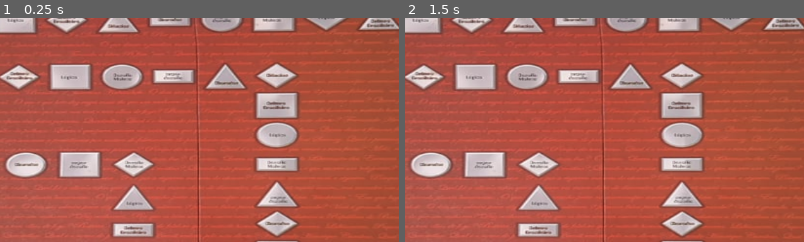
Above: before the commit, frames 1-2 (left to right).
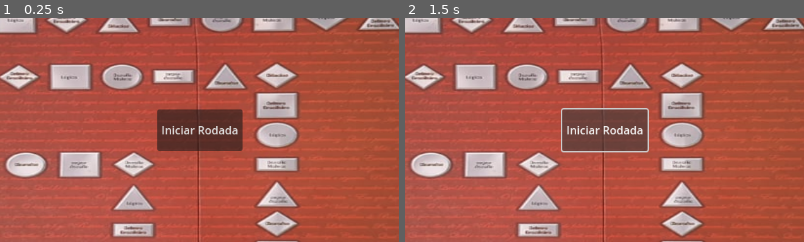
Above: after the commit, the same moments.

Repository: pedroorocha/KGBoard
Game: Godot game, scene res://scenes/tabuleiro.tscn
Same seed, same stepped clock (60 frames per second), same inputs: the game is played once before the commit and once after it. The project has no main scene, so this scene is started directly.
Inputs (mouse positions are % of the whole screen's width and height, from its top left):
- Up to frame 1 (0.25 s): no input
- Up to frame 2 (1.5 s): click (49, 45) at 0.5 s, where only the run after the commit has a clickable "Iniciar Rodada"; click (49, 45) at 1.25 s, where only the run after the commit has a clickable "Iniciar Rodada"
The pictures show only the part of the screen within x 24-74%, y 20-69%; the shares and areas given below are measured in that part.

The runs differ from the first frame. In frame 1, 4.0% of the frame differs, in the area x 39-61%, y 40-60%; in frame 2, 4.4%, in the area x 39-62%, y 40-61%.
Error before the commit: Invalid type in function 'add_pawns' in base 'Node2D (tabuleiro.gd)'. Cannot convert argument 1 from Nil to int. (res://scripts/tabuleiro.gd:18)
Error after the commit: Invalid type in function 'add_pawns' in base 'Node2D (tabuleiro.gd)'. Cannot convert argument 1 from Nil to int. (res://scripts/tabuleiro.gd:25)

Commit message:
Jsons de questões exemplo

Diff:
--- /dev/null
+++ b/questions/Ciências.json
@@ -0,0 +1,62 @@
+[
+	{
+		"id": 1,
+		"pergunta": "Qual é o planeta mais próximo do Sol?",
+		"alternativas": [
+			"Vênus",
+			"Terra",
+			"Mercúrio",
+			"Marte"
+		],
+		"resposta_correta": ["Mercúrio"],
+		"tema": "Ciências"
+	},
+	{
+		"id": 2,
+		"pergunta": "Qual é a unidade básica da vida?",
+		"alternativas": [
+			"Átomo",
+			"Célula",
+			"Molécula",
+			"Tecido"
+		],
+		"resposta_correta": ["Célula"],
+		"tema": "Ciências"
+	},
+	{
+		"id": 3,
+		"pergunta": "Qual gás é essencial para a respiração humana?",
+		"alternativas": [
+			"Oxigênio",
+			"Nitrogênio",
+			"Dióxido de Carbono",
+			"Hidrogênio"
+		],
+		"resposta_correta": ["Oxigênio"],
+		"tema": "Ciências"
+	},
+	{
+		"id": 4,
+		"pergunta": "Qual é o maior órgão do corpo humano?",
+		"alternativas": [
+			"Fígado",
+			"Cérebro",
+			"Pele",
+			"Pulmão"
+		],
+		"resposta_correta": ["Pele"],
+		"tema": "Ciências"
+	},
+	{
+		"id": 5,
+		"pergunta": "O que é fotossíntese?",
+		"alternativas": [
+			"Um processo de respiração celular",
+			"Um método de obtenção de energia pelos animais",
+			"Um processo pelo qual plantas produzem alimento usando luz solar",
+			"Um fenômeno climático"
+		],
+		"resposta_correta": ["Um processo pelo qual plantas produzem alimento usando luz solar"],
+		"tema": "Ciências"
+	}
+]
--- /dev/null
+++ b/questions/História.json
@@ -0,0 +1,62 @@
+[
+	{
+		"id": 1,
+		"pergunta": "Qual foi o evento que marcou o início da Idade Média?",
+		"alternativas": [
+			"Queda do Império Romano do Ocidente",
+			"Revolução Francesa",
+			"Descobrimento da América",
+			"Fundação de Roma"
+		],
+		"resposta_correta": ["Queda do Império Romano do Ocidente"],
+		"tema": "História"
+	},
+	{
+		"id": 2,
+		"pergunta": "Quem foi o responsável pela unificação da Alemanha no século XIX?",
+		"alternativas": [
+			"Napoleão Bonaparte",
+			"Otto von Bismarck",
+			"Adolf Hitler",
+			"Frederico, o Grande"
+		],
+		"resposta_correta": ["Otto von Bismarck"],
+		"tema": "História"
+	},
+	{
+		"id": 3,
+		"pergunta": "Qual das seguintes civilizações construiu Machu Picchu?",
+		"alternativas": [
+			"Astecas",
+			"Maias",
+			"Incas",
+			"Olmecas"
+		],
+		"resposta_correta": ["Incas"],
+		"tema": "História"
+	},
+	{
+		"id": 4,
+		"pergunta": "Qual era o nome do tratado que encerrou a Primeira Guerra Mundial?",
+		"alternativas": [
+			"Tratado de Versalhes",
+			"Tratado de Paris",
+			"Tratado de Tordesilhas",
+			"Tratado de Viena"
+		],
+		"resposta_correta": ["Tratado de Versalhes"],
+		"tema": "História"
+	},
+	{
+		"id": 5,
+		"pergunta": "Quem foi o primeiro presidente dos Estados Unidos?",
+		"alternativas": [
+			"Thomas Jefferson",
+			"George Washington",
+			"Abraham Lincoln",
+			"Theodore Roosevelt"
+		],
+		"resposta_correta": ["George Washington"],
+		"tema": "História"
+	}
+]
--- /dev/null
+++ b/scenes/carta.tscn
@@ -0,0 +1,46 @@
+[gd_scene load_steps=5 format=3 uid="uid://dlweushj5aba"]
+
+[ext_resource type="Script" path="res://scripts/carta.gd" id="1_2d8bg"]
+[ext_resource type="Texture2D" uid="uid://biak7mb65wxw0" path="res://sprites/Fundo5.png" id="1_dnat8"]
+[ext_resource type="FontFile" uid="uid://0tgqo0vgbhkb" path="res://fonts/BalooThambi2-Bold.ttf" id="2_6bioc"]
+
+[sub_resource type="LabelSettings" id="LabelSettings_derta"]
+font = ExtResource("2_6bioc")
+font_color = Color(0, 0, 0, 1)
+
+[node name="Carta" type="Node2D"]
+script = ExtResource("1_2d8bg")
+
+[node name="Sprite2D" type="Sprite2D" parent="."]
+position = Vector2(539, 324)
+scale = Vector2(0.614815, 0.464583)
+texture = ExtResource("1_dnat8")
+
+[node name="Label" type="Label" parent="."]
+offset_left = 376.0
+offset_top = 135.0
+offset_right = 702.0
+offset_bottom = 237.0
+label_settings = SubResource("LabelSettings_derta")
+
+[node name="GridContainer" type="GridContainer" parent="."]
+offset_left = 375.0
+offset_top = 251.0
+offset_right = 702.0
+offset_bottom = 486.0
+
+[node name="Button" type="Button" parent="."]
+offset_left = 469.0
+offset_top = 502.0
+offset_right = 612.0
+offset_bottom = 540.0
+text = "Confirmar"
+
+[node name="Label2" type="Label" parent="."]
+offset_left = 476.0
+offset_top = 103.0
+offset_right = 592.0
+offset_bottom = 128.0
+horizontal_alignment = 1
+
+[connection signal="pressed" from="Button" to="." method="_on_button_pressed"]
--- a/scenes/tabuleiro.tscn
+++ b/scenes/tabuleiro.tscn
@@ -14,3 +14,12 @@
 texture = ExtResource("1_36bgs")
 
 [node name="Peoes" type="Node2D" parent="."]
+
+[node name="Button" type="Button" parent="."]
+offset_left = 505.0
+offset_top = 259.0
+offset_right = 628.0
+offset_bottom = 319.0
+text = "Iniciar Rodada"
+
+[connection signal="pressed" from="Button" to="." method="_on_button_pressed"]
--- /dev/null
+++ b/scripts/carta.gd
@@ -0,0 +1,63 @@
+extends Node2D
+
+# Alterar pergunta, alternativas, id do jogador, respostas corretas
+var pergunta = ""
+var alternativas = []
+var resposta_correta = []
+var cor = "Vez do peão "
+#1 se tiver acertado
+var is_correct = 0
+@onready var label_pergunta = $Label
+@onready var label_vez = $Label2
+@onready var alternativas_container = $GridContainer
+@onready var botao_confirmar = $Button
+
+# Called when the node enters the scene tree for the first time.
+func _ready() -> void:
+	pergunta = get_tree().root.get_meta("pergunta")
+	alternativas = get_tree().root.get_meta("alternativas")
+	resposta_correta = get_tree().root.get_meta("resposta_correta")
+	cor += get_tree().root.get_meta("cor")
+	# Configura os elementos da carta
+	label_pergunta.text = pergunta  # Define o texto da pergunta
+	label_vez.text = cor
+	for alternativa in alternativas:
+		var checkbox = CheckBox.new()
+		checkbox.text = alternativa
+		alternativas_container.add_child(checkbox)
+
+# Função chamada para verificar e desmarcar checkboxes
+func check_and_uncheck() -> void:
+	for i in range(alternativas_container.get_child_count()):
+		var child = alternativas_container.get_child(i)
+		if child is CheckBox:
+			if child.is_pressed():  # Se o checkbox estiver marcado
+				# Desmarque todos os outros checkboxes
+				for j in range(alternativas_container.get_child_count()):
+					var other_child = alternativas_container.get_child(j)
+					if other_child is CheckBox and other_child != child:
+						other_child.set_pressed(false)
+
+# Função chamada quando o estado de um checkbox é alterado
+func _process(delta: float) -> void:
+	# Verifique todos os checkboxes a cada frame
+	check_and_uncheck()
+
+# Função chamada ao pressionar o botão
+func _on_button_pressed() -> void:
+	for i in range(alternativas_container.get_child_count()):
+		var child = alternativas_container.get_child(i)
+		if child is CheckBox and child.is_pressed():
+			for alternativa_correta in resposta_correta:
+				print(alternativa_correta)
+				if child.text == alternativa_correta:
+					print("Jogador acertou!")
+					#emit_signal("jogador_acertou", jogador_id)  # Emitir um sinal, por exemplo
+					queue_free()
+					is_correct = 1
+					get_tree().root.set_meta("is_correct", is_correct)
+					return
+	print("Jogador errou!")
+	queue_free()
+	get_tree().root.set_meta("is_correct", is_correct)
+	return
--- a/scripts/menu_principal.gd
+++ b/scripts/menu_principal.gd
@@ -62,7 +62,6 @@
 	for child in container.get_children():
 		if child is CheckBox and child.is_pressed():
 			temas_selecionados.append(child.text)
-	print(temas_selecionados)
 	$PopupTemas.hide()
 	pass # Replace with function body.
 
--- a/scripts/tabuleiro.gd
+++ b/scripts/tabuleiro.gd
@@ -3,6 +3,13 @@
 @export var pawn_scene: PackedScene  # Arraste a cena "peao.tscn" para esta propriedade no editor.
 var pawn_positions = []  # Lista para armazenar posições iniciais para os peões.
 var cores = ["Vermelho", "Azul", "Preto", "Branco"]
+var id_passados = {}
+var indices_jogadores = []
+var ultimo_indice = 0
+var pergunta = ""
+var alternativas = []
+var resposta_correta = []
+var cor = ""
 func _ready() -> void:
 	# Defina as posições iniciais dos peões no tabuleiro.
 	# Ajuste estas coordenadas com base no layout do tabuleiro.
@@ -20,6 +27,7 @@
 # Função para adicionar os peões ao tabuleiro
 func add_pawns(player_count: int) -> void:
 	for i in range(player_count):
+		indices_jogadores.append(i)
 		var pawn = pawn_scene.instantiate()  # Instancia a cena do peão
 		pawn.position = pawn_positions[i]  # Define a posição inicial
 		$Peoes.add_child(pawn)
@@ -29,3 +37,78 @@
 				sprite.visible = true
 			else:
 				sprite.visible = false
+
+#Função para sortear uma questão
+func random_question(temas, indices_jogadores, ultimo_indice) -> void:
+	var tamanho_vetor = temas.size() - 1
+	var rng = RandomNumberGenerator.new()
+	var number = rng.randi_range(0, tamanho_vetor)
+	var tema = temas[number]
+	var path = "questions/" + tema + ".json"
+	var questoes = carregar_json(path)
+
+	if questoes.size() > 0:  # Verifica se há questões carregadas
+		var verificador = false
+		while not verificador:
+			var questao_sorteada = questoes[rng.randi_range(0, questoes.size() - 1)]
+			if questao_sorteada["tema"] not in id_passados:
+				verificador = true
+				_process_question(questao_sorteada, ultimo_indice)
+				if ultimo_indice == indices_jogadores.size()-1:
+					ultimo_indice = 0
+				else:
+					ultimo_indice += 1
+			elif questao_sorteada["tema"] in id_passados:
+				if questao_sorteada["id"] not in id_passados[questao_sorteada["tema"]]:
+					verificador = true
+					_process_question(questao_sorteada, ultimo_indice)
+					ultimo_indice = (ultimo_indice + 1) % indices_jogadores.size()
+				else:
+					if questoes.size() == id_passados[questao_sorteada["tema"]].size():
+						id_passados[questao_sorteada["tema"]] = []
+	else:
+		print("Nenhuma questão encontrada para o tema:", tema)
+
+func _process_question(questao_sorteada, ultimo_indice):
+	# Processa a questão e define as propriedades no nó root
+	pergunta = questao_sorteada["pergunta"]
+	get_tree().root.set_meta("pergunta", pergunta)
+	alternativas = questao_sorteada["alternativas"]
+	get_tree().root.set_meta("alternativas", alternativas)
+	resposta_correta = questao_sorteada["resposta_correta"]
+	get_tree().root.set_meta("resposta_correta", resposta_correta)
+	cor = cores[ultimo_indice]
+	get_tree().root.set_meta("cor", cor)
+
+	# Carrega e instancia a cena da carta
+	var carta_scene = preload("res://scenes/carta.tscn")
+	var carta = carta_scene.instantiate()
+
+	if carta != null:
+		# Adiciona a carta como filho da cena atual
+		var current_scene = get_tree().current_scene
+		if current_scene != null:
+			current_scene.add_child(carta)
+			# Posicione a carta, se necessário
+			carta.position = Vector2(50, 25)  # Ajuste conforme necessário
+			carta.z_index = 1  # Garante que fique acima de outros elementos
+		else:
+			print("Erro: Cena atual não encontrada.")
+	else:
+		print("Erro: Não foi possível instanciar a carta.")
+func mover_peao(indices_jogadores, ultimo_indice) -> void:
+	pass
+
+func carregar_json(caminho: String) -> Array:
+	# Abre o arquivo JSON
+	var file = FileAccess.open(caminho, FileAccess.READ)
+	var conteudo = file.get_as_text()  # Lê o conteúdo do arquivo como texto
+	file.close()  # Fecha o arquivo
+	var resultado = JSON.parse_string(conteudo)
+	return resultado
+
+
+func _on_button_pressed() -> void:
+	var temas_selecionados = get_tree().root.get_meta("temas")
+	random_question(temas_selecionados,indices_jogadores, ultimo_indice)
+	pass # Replace with function body.
Empty file added: questions/Lógica.json
Empty file added: questions/Português.json
Empty file added: questions/Teste de Software.json
Binary file added: sprites/Fundo2.png
Not shown, added: sprites/Fundo2.png.import
